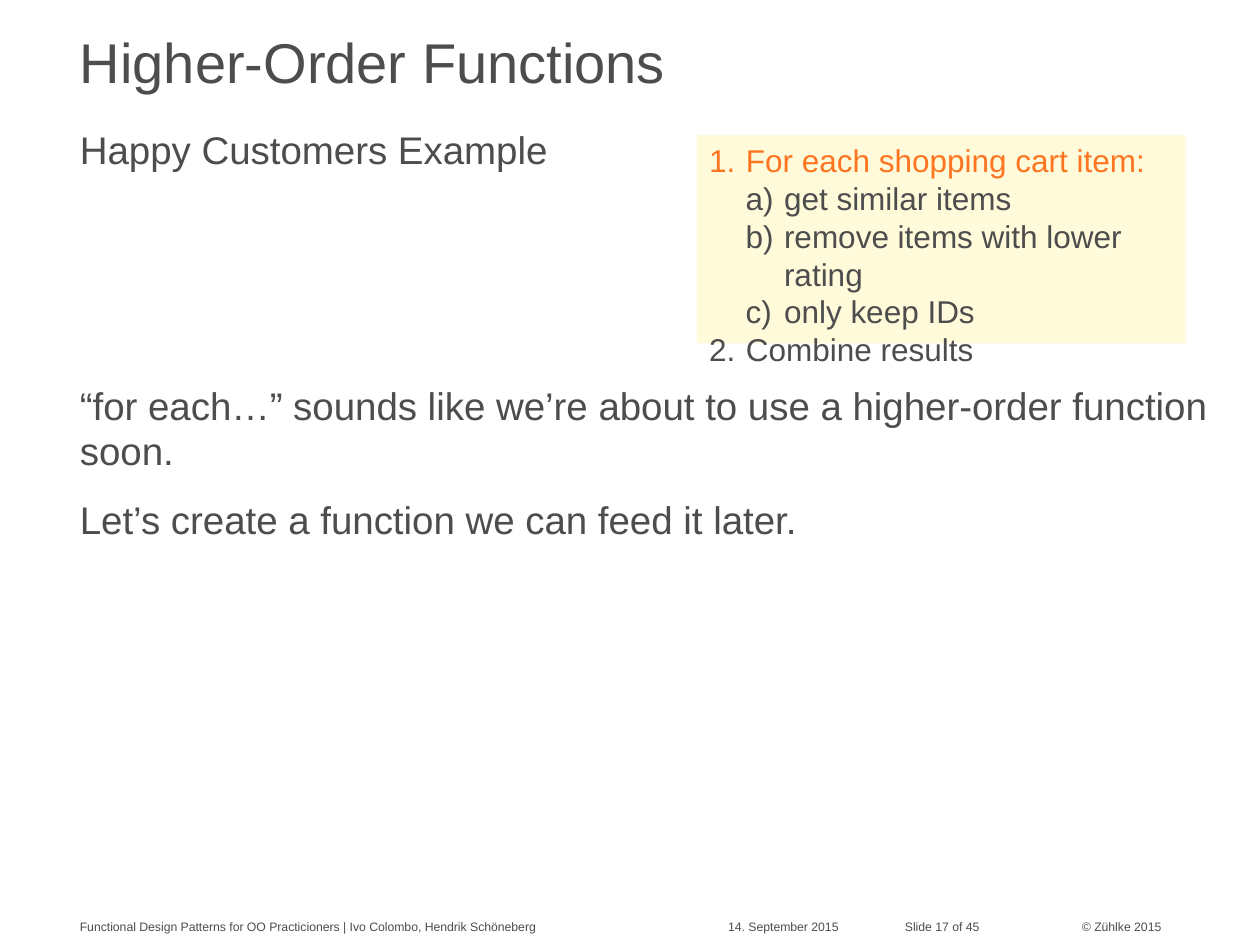
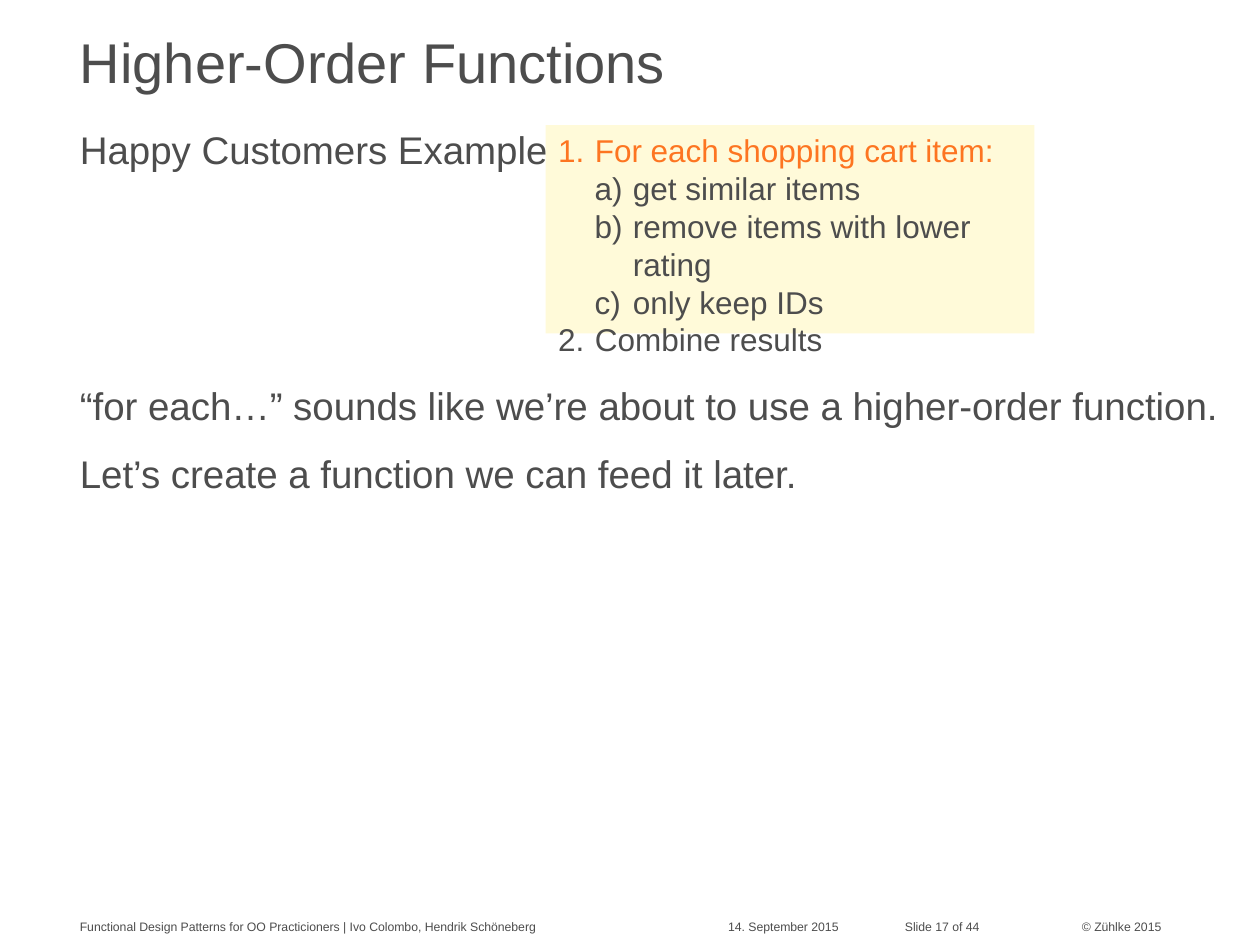
Before and after one commit to aax/zdays-fp-patterns, a slide deck: slide 17 of Functional Design Patterns for OO Practitioners.pptx. Drawn at 1260x945 pixels with LibreOffice and Linux fonts; fonts in the diff are those of the drawing. Boxes give left, top, right and bottom in pixels: in the first picture for what was removed or moved away, otherwise in the second. Text is boxed around its words. In the diff, an @@ line names an element or a change of style, - is before the commit and + after.

```diff
--- a/Functional Design Patterns for OO Practitioners.pptx
+++ b/Functional Design Patterns for OO Practitioners.pptx
@@ rectangle "For each shopping cart item:": place and size @@
-rectangle "For each shopping cart item:" at (697, 135, 1186, 343)
+rectangle "For each shopping cart item:" at (546, 125, 1034, 333)
@@ text at (80, 392, 1217, 428): text changed @@
-“for each…” sounds like we’re about to use a higher-order function soon.
+“for each…” sounds like we’re about to use a higher-order function.
@@ text at (905, 922, 980, 931): text changed @@
-Slide 17 of 45
+Slide 17 of 44
```
Also in this commit, not shown: 15 other slides changed, 1 slide removed, 2 other files.
